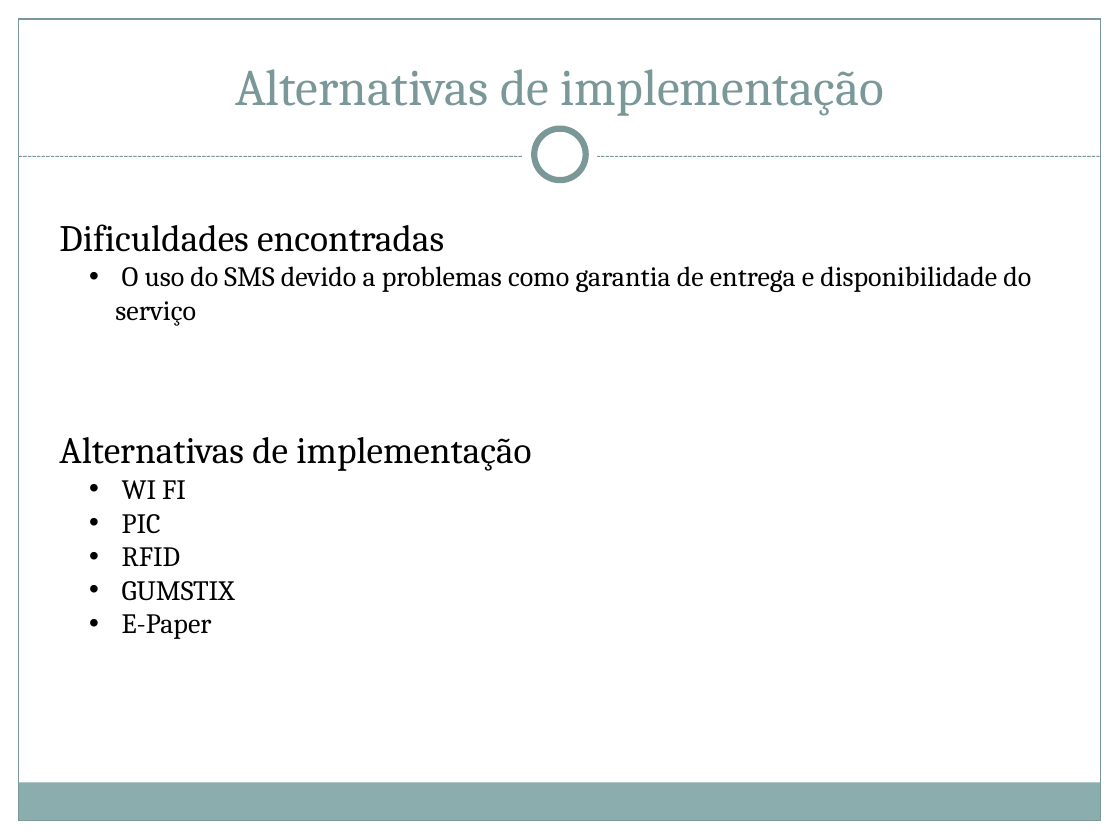
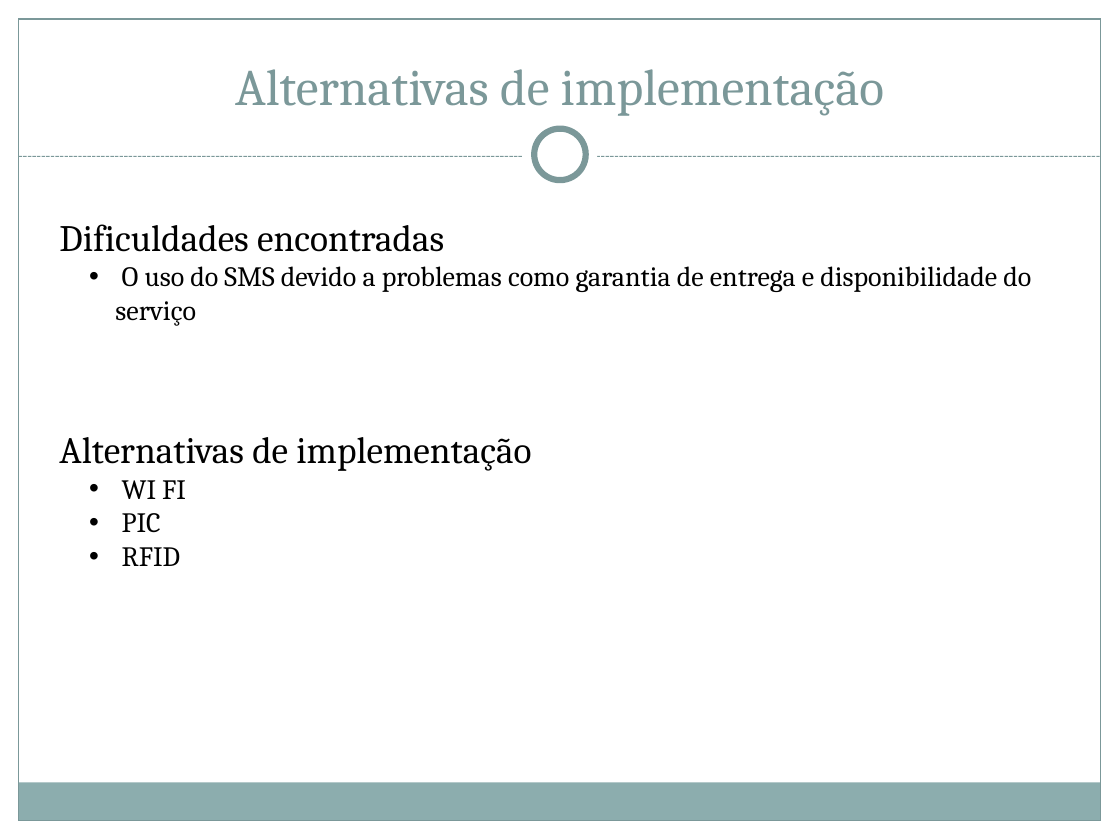
Before and after one commit to herberton/projetof1, a slide deck: slide 13 of wiki/Apresentação/Apresentação Final.pptx. Drawn at 1120x840 pixels with LibreOffice and Linux fonts; fonts in the diff are those of the drawing. Boxes give left, top, right and bottom in pixels: in the first picture for what was removed or moved away, otherwise in the second. Text is boxed around its words. In the diff, an @@ line names an element or a change of style, - is before the commit and + after.

```diff
--- a/wiki/Apresentação/Apresentação Final.pptx
+++ b/wiki/Apresentação/Apresentação Final.pptx
@@ text at [122, 581, 235, 639]: paragraphs removed @@
-  • GUMSTIX
-  • E-Paper
```
Also in this commit, not shown: 1 other slide changed, 1 slide removed.
